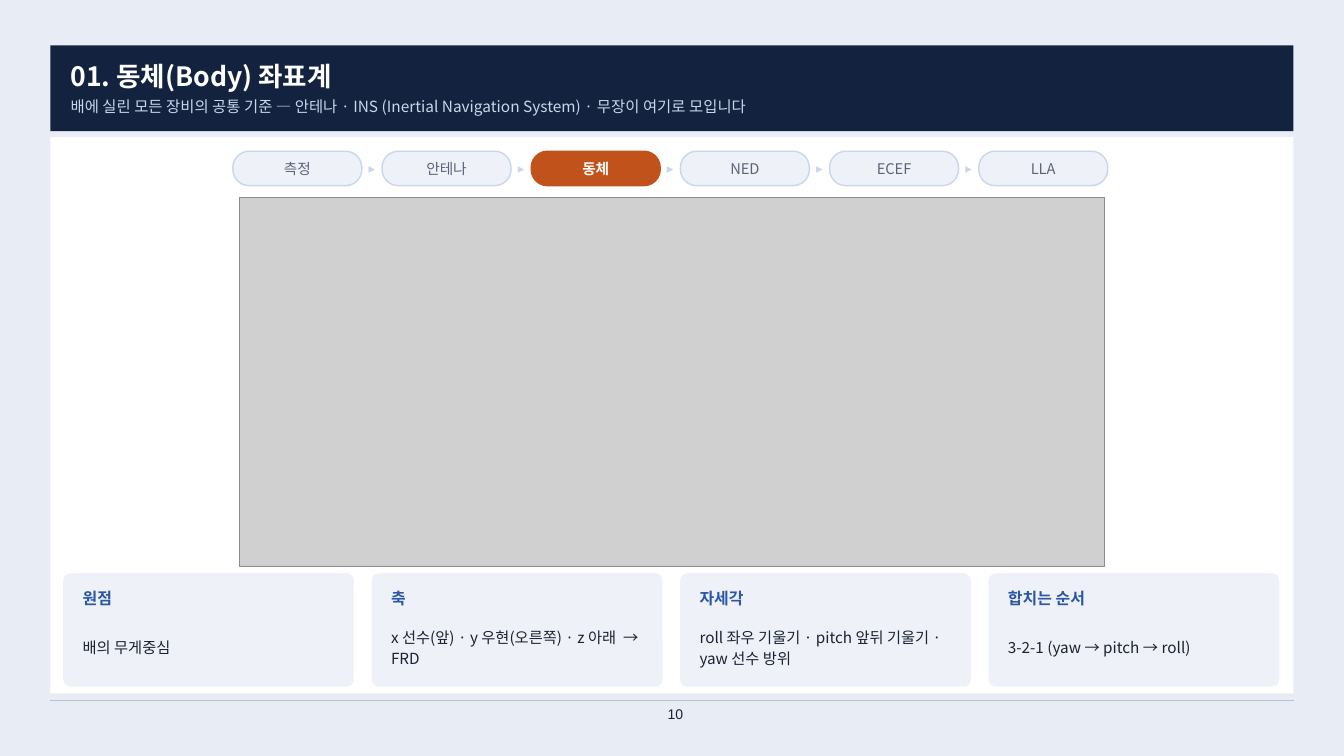
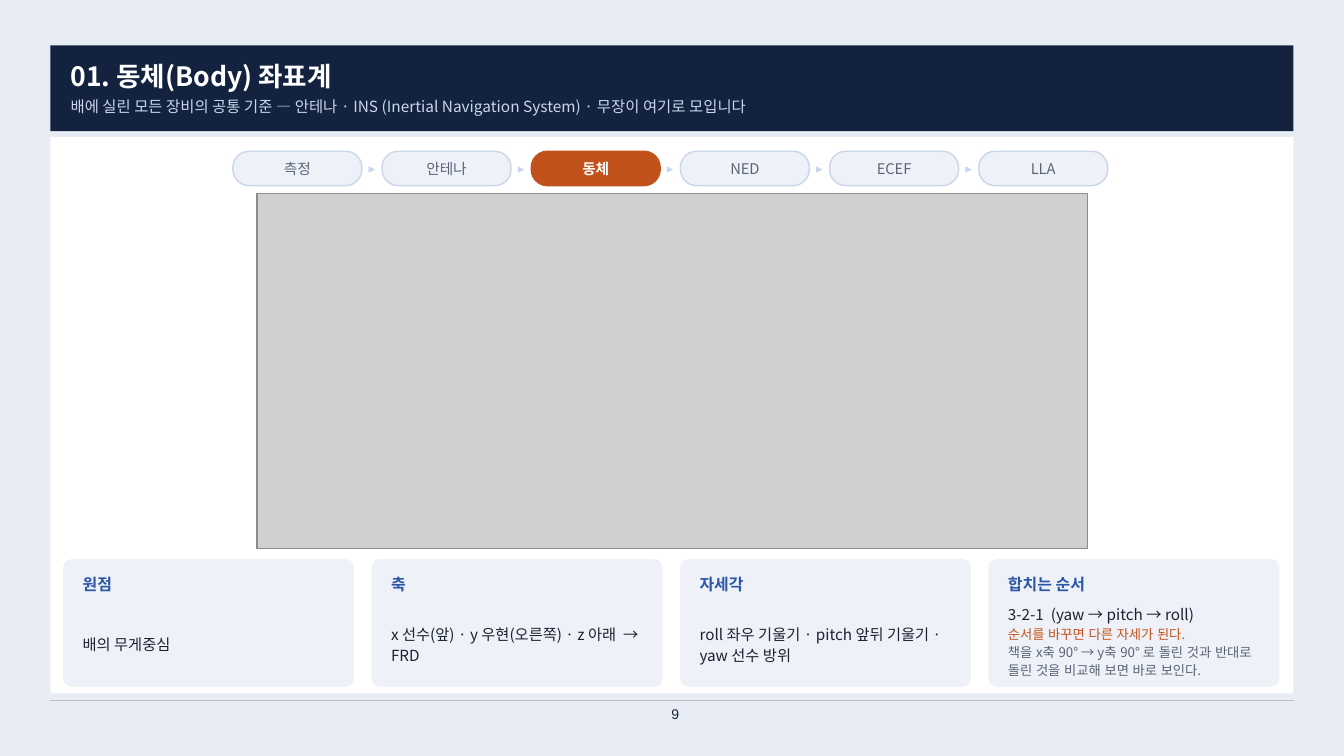
Before and after one commit to harley-hwan/radar-sw-study, a slide deck: slide 9 of Part2_CoordFrames/ref/산출물/Chapter2_coordinate_systems.pptx (slide 10 before the commit). Drawn at 1344x756 pixels with LibreOffice and Linux fonts; fonts in the diff are those of the drawing; grey boxes stand for pictures. Boxes give left, top, right and bottom in pixels: in the first picture for what was removed or moved away, otherwise in the second. Text is boxed around its words. In the diff, an @@ line names an element or a change of style, - is before the commit and + after.

```diff
--- a/Part2_CoordFrames/ref/산출물/Chapter2_coordinate_systems.pptx
+++ b/Part2_CoordFrames/ref/산출물/Chapter2_coordinate_systems.pptx
@@ picture: place and size @@
-picture at (240, 198, 1105, 568)
+picture at (257, 194, 1088, 548)
@@ rounded rectangle: place and size @@
-rounded rectangle at (63, 573, 355, 688)
+rounded rectangle at (63, 559, 355, 688)
@@ rounded rectangle: place and size @@
-rounded rectangle at (371, 573, 663, 688)
+rounded rectangle at (371, 559, 663, 688)
@@ rounded rectangle: place and size @@
-rounded rectangle at (680, 573, 972, 688)
+rounded rectangle at (680, 559, 972, 688)
@@ rounded rectangle: place and size @@
-rounded rectangle at (988, 573, 1280, 688)
+rounded rectangle at (988, 559, 1280, 688)
@@ 4 texts: place and size @@
-4 texts at (83, 590, 1085, 606)
+4 texts at (83, 576, 1085, 592)
@@ text at (1008, 628, 1252, 676): paragraphs added @@
+순서를 바꾸면 다른 자세가 된다.
+책을 x축 90° → y축 90° 로 돌린 것과 반대로 돌린 것을 비교해 보면 바로 보인다.
@@ text at (1008, 607, 1194, 624): line spacing 15.2pt to 15pt @@
@@ text "3-2-1 (yaw → pitch → ...": place and size @@
-text "3-2-1 (yaw → pitch → ..." at (1008, 640, 1191, 657)
+text "3-2-1 (yaw → pitch → ..." at (1008, 607, 1252, 676)
@@ text "3-2-1 (yaw → pitch → ..." at (1008, 607, 1252, 676): vertical alignment middle to top @@
@@ page number at (671, 709, 679, 719): text changed @@
-10
+9
```
Also in this commit, not shown: 9 other slides changed, 9 other files.
